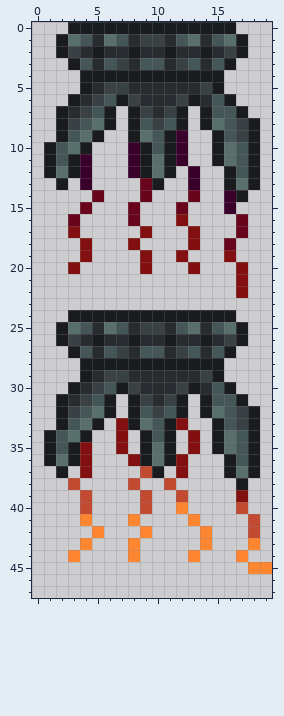
One commit to this pixel-art sprite: NPCs/Bosses/Zero/TeslaHand.png. Above is the file before it was changed.
The file is 40x96 pixels, drawn in blocks of 2x2; one block is one cell here.
Now the later version:
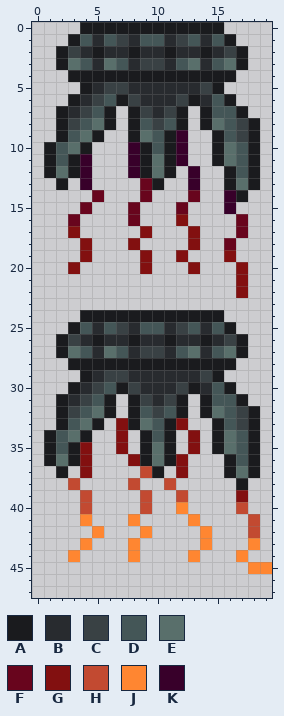
Palette (. is transparent): A #1a1b1e  B #282b2f  C #394144  D #445657  E #596f6b  F #68051d  G #821010  H #c24a31  J #ff8631  K #38002a
Edits made:
y 0: x 3 A -> .; x 16 A -> .
y 1: x 2..3 AE -> .A; x 6..7 ED -> DC; x 9..10 CC -> DD; x 12..13 DE -> CD; x 16..17 EA -> A.
y 3: x 2..3 .A -> AE; x 6..7 DC -> ED; x 9..10 DD -> CC; x 12..13 CD -> DE; x 16..17 A. -> EA
y 4: x 3 . -> A; x 16 . -> A
y 24: x 3 A -> .; x 16 A -> .
y 25: x 2..3 AE -> .A; x 6..7 ED -> DC; x 9..10 CC -> DD; x 12..13 DE -> CD; x 16..17 EA -> A.
y 27: x 2..3 .A -> AE; x 6..7 DC -> ED; x 9..10 DD -> CC; x 12..13 CD -> DE; x 16..17 A. -> EA
y 28: x 3 . -> A; x 16 . -> A
Changed places in both pictures, as pixel boxes (x1, y1, x2, y2):
changed: (56, 22, 248, 82)
changed: (56, 310, 248, 370)
